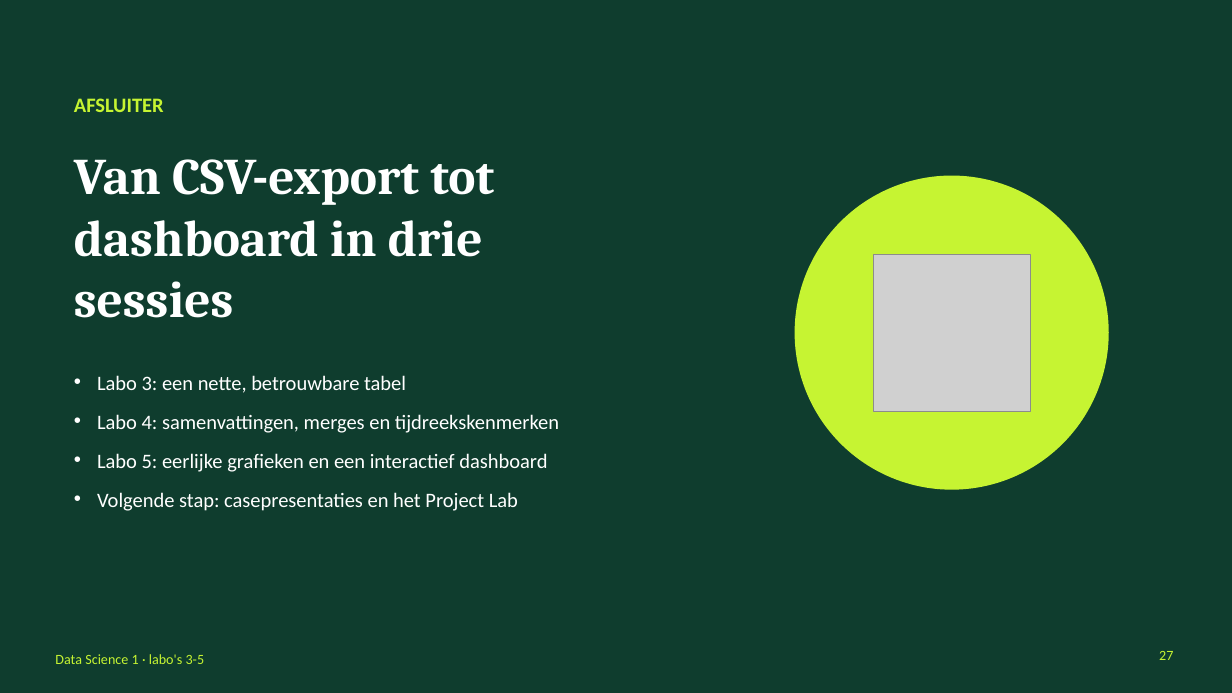
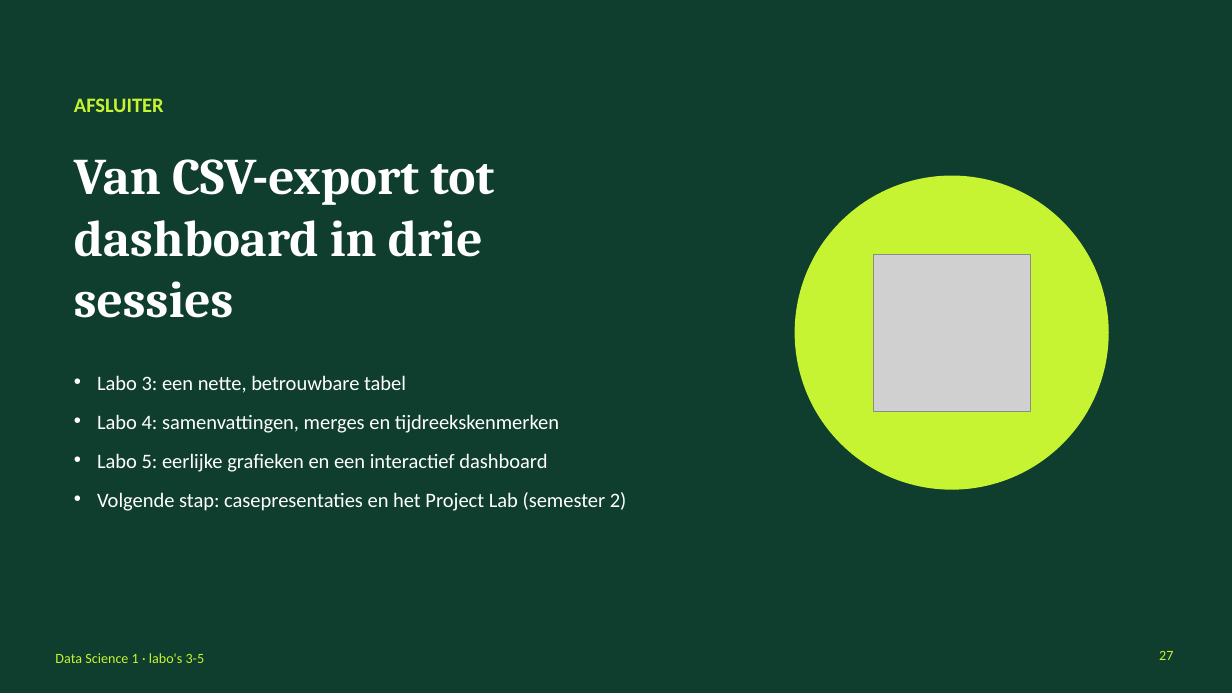
Before and after one commit to PACE-Ghent/Data-Science-1-2026, a slide deck: slide 27 of slides/labs_3-5.pptx. Drawn at 1232x693 pixels with LibreOffice and Linux fonts; fonts in the diff are those of the drawing; grey boxes stand for pictures. Boxes give left, top, right and bottom in pixels: in the first picture for what was removed or moved away, otherwise in the second. Text is boxed around its words. In the diff, an @@ line names an element or a change of style, - is before the commit and + after.

Commit message:
slides updated

```diff
--- a/slides/labs_3-5.pptx
+++ b/slides/labs_3-5.pptx
@@ text at bbox=[97, 492, 627, 511]: text changed @@
-• Volgende stap: casepresentaties en het Project Lab
+• Volgende stap: casepresentaties en het Project Lab (semester 2)
```
Also in this commit, not shown: 7 other slides changed.
